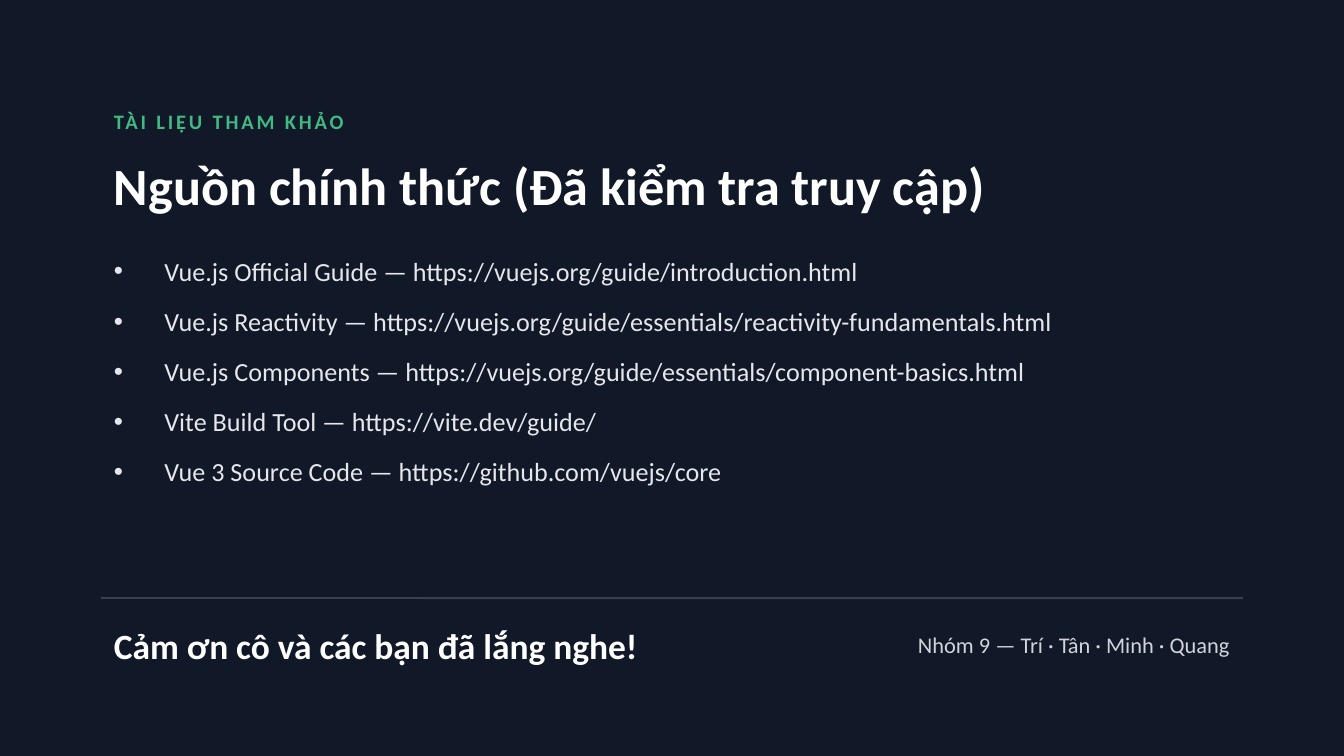
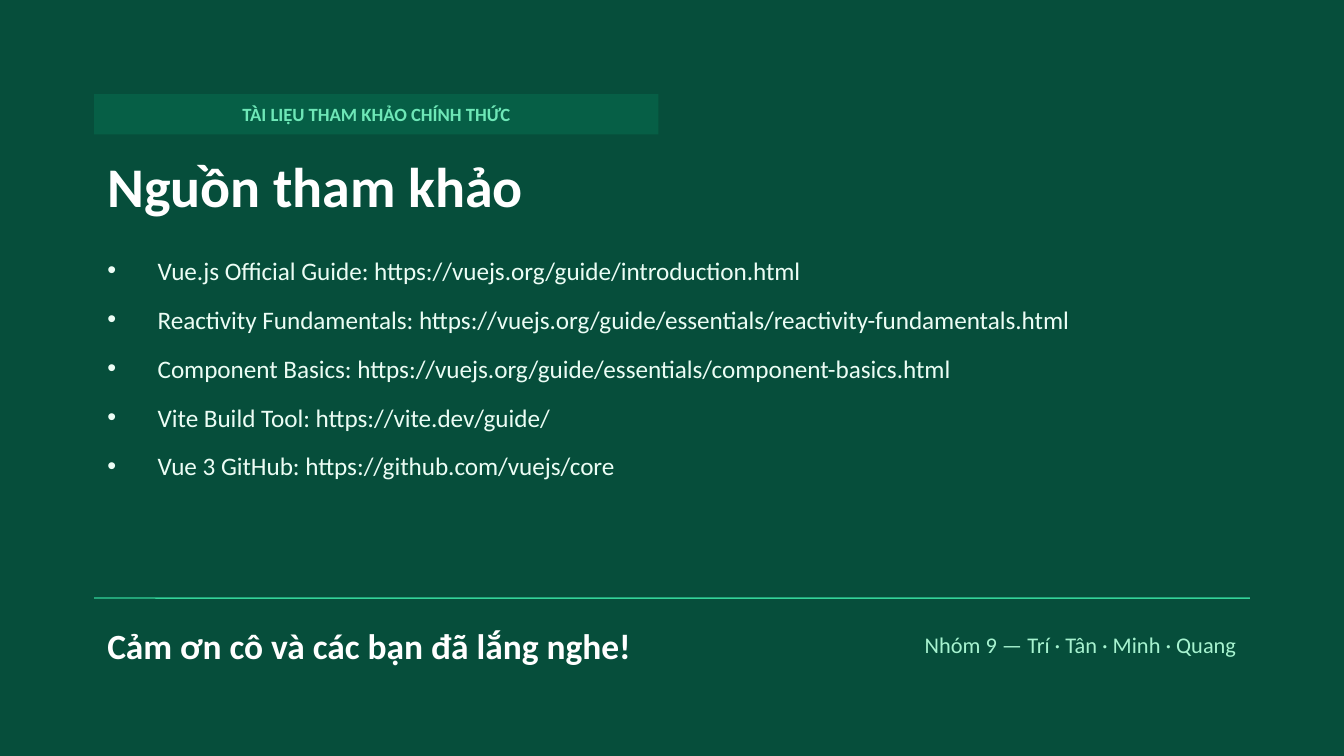
Before and after one commit to Musual-Moncra/vuejs-presentation-group9, a slide deck: slide 10 of Slide_ThuyetTrinh_VueJS_Nhom9.pptx (slide 11 before the commit). Drawn at 1344x756 pixels with LibreOffice and Linux fonts; fonts in the diff are those of the drawing. Boxes give left, top, right and bottom in pixels: in the first picture for what was removed or moved away, otherwise in the second. Text is boxed around its words. In the diff, an @@ line names an element or a change of style, - is before the commit and + after.

Commit message:
design: distinct emerald-rounded layout for Group 9 and remove demo instruction slide

```diff
--- a/Slide_ThuyetTrinh_VueJS_Nhom9.pptx
+++ b/Slide_ThuyetTrinh_VueJS_Nhom9.pptx
@@ background #111827 to #064E3B @@
@@ rectangle "TÀI LIỆU THAM KHẢO CHÍNH ...": place and size @@
-rectangle "TÀI LIỆU THAM KHẢO CHÍNH ..." at <box>101,101,907,141</box>
+rectangle "TÀI LIỆU THAM KHẢO CHÍNH ..." at <box>94,94,659,134</box>
@@ rectangle "TÀI LIỆU THAM KHẢO CHÍNH ..." at <box>94,94,659,134</box>: fill none to #065F46 @@
@@ text in rectangle at <box>242,106,511,124</box>: text changed; size 11 to 10 pt; text colour #42B883 to #6EE7B7 @@
-TÀI LIỆU THAM KHẢO
+TÀI LIỆU THAM KHẢO CHÍNH THỨC
@@ text at <box>107,164,522,217</box>: text changed; size 28 to 30 pt @@
-Nguồn chính thức (Đã kiểm tra truy cập)
+Nguồn tham khảo
@@ text at <box>158,262,1069,480</box>: text changed; size 14 to 13.5 pt; text colour #E5E7EB to #ECFDF5 @@
-• Vue.js Official Guide — https://vuejs.org/guide/introduction.html
-• Vue.js Reactivity — https://vuejs.org/guide/essentials/reactivity-fundamentals.html
-• Vue.js Components — https://vuejs.org/guide/essentials/component-basics.html
-• Vite Build Tool — https://vite.dev/guide/
-• Vue 3 Source Code — https://github.com/vuejs/core
+• Vue.js Official Guide: https://vuejs.org/guide/introduction.html
+• Reactivity Fundamentals: https://vuejs.org/guide/essentials/reactivity-fundamentals.html
+• Component Basics: https://vuejs.org/guide/essentials/component-basics.html
+• Vite Build Tool: https://vite.dev/guide/
+• Vue 3 GitHub: https://github.com/vuejs/core
@@ line moved from (101, 598) - (1243, 598) to (94, 598) - (1250, 598) @@
@@ line (94, 598) - (1250, 598): stroke #374151 1 pt to #34D399 0.75 pt @@
@@ text "Cảm ơn cô và các ...": place and size @@
-text "Cảm ơn cô và các ..." at <box>114,630,637,666</box>
+text "Cảm ơn cô và các ..." at <box>107,630,631,666</box>
@@ text "Nhóm 9 — Trí · ...": place and size @@
-text "Nhóm 9 — Trí · ..." at <box>918,637,1230,657</box>
+text "Nhóm 9 — Trí · ..." at <box>925,637,1236,657</box>
@@ text "Nhóm 9 — Trí · ..." at <box>925,637,1236,657</box>: text colour #D1D5DB to #A7F3D0 @@
```
Also in this commit, not shown: 9 other slides changed, 1 slide removed, 2 other files.
